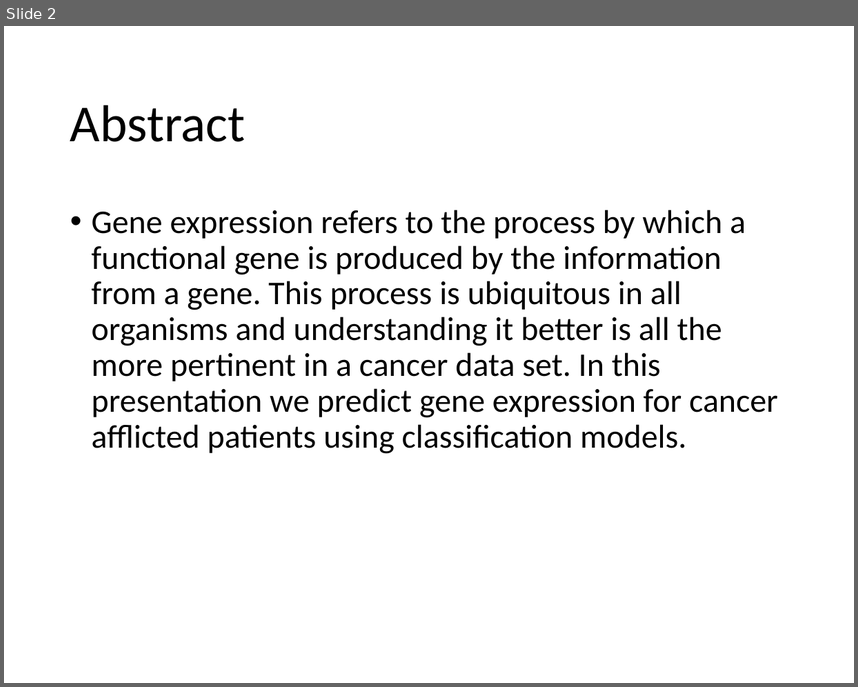
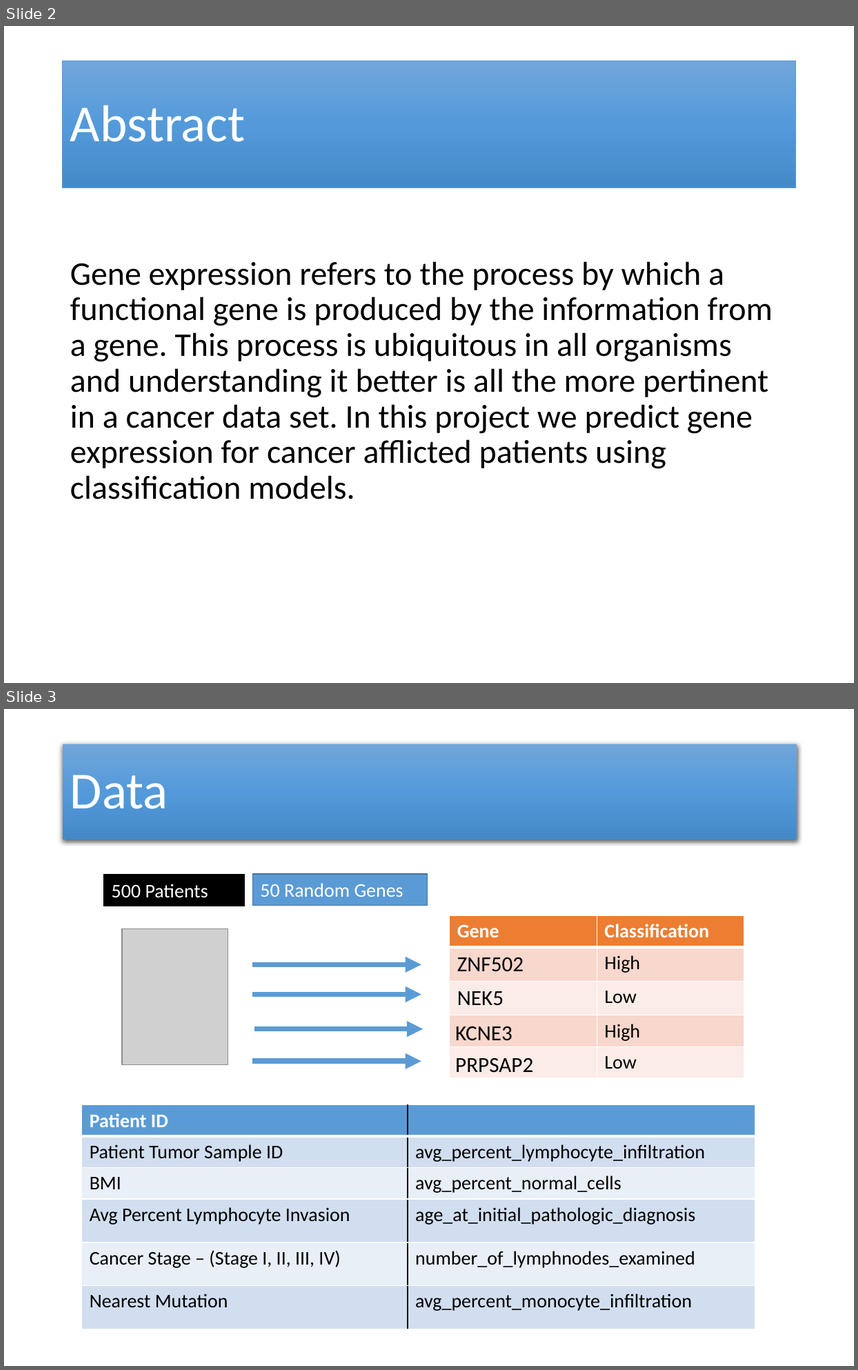
Before and after one commit to leem42/cse446, a slide deck: src/ml_final_project/PosterPresentation.pptx. Shown one above the other, each under a label of ours: slide 2 before the commit, slides 2 and 3 after it. The pictures are 858x687 and 858x1370 pixels, drawn with LibreOffice and Linux fonts; fonts in the diff are those of the drawing; grey boxes stand for pictures. Boxes give left, top, right and bottom in pixels: in the first picture for what was removed or moved away, otherwise in the second. Text is boxed around its words. In the diff, an @@ line names an element or a change of style, - is before the commit and + after.

```diff
--- a/src/ml_final_project/PosterPresentation.pptx
+++ b/src/ml_final_project/PosterPresentation.pptx
@@ slide 3 added at (4, 709, 854, 1366), background #FFFFFF @@
@@ title added at (63, 743, 797, 839), fill gradient #71A6DB to #559BDB to #448ACA, 48.4 pt, text #FFFFFF @@
+Data
@@ rectangle added at (253, 874, 428, 904), fill #5B9BD5, outline #43739E 1 pt, 18 pt, text #FFFFFF @@
+50 Random Genes
@@ rectangle added at (103, 875, 243, 905), fill #000000, outline #000000 1 pt, 18 pt, text #FFFFFF @@
+500 Patients
@@ picture added at (122, 928, 228, 1064) @@
@@ table added at (449, 916, 744, 1083), 5 rows, 2 columns @@
+Gene | Classification
+ZNF502 | High
+NEK5 | Low
+KCNE3 | High
+PRPSAP2 | Low
@@ arrow added from (253, 965) to (421, 965), #5B9BD5 5 pt @@
@@ arrow added from (253, 994) to (421, 994), #5B9BD5 5 pt @@
@@ arrow added from (254, 1029) to (423, 1029), #5B9BD5 5 pt @@
@@ arrow added from (253, 1062) to (421, 1062), #5B9BD5 5 pt @@
@@ table added at (82, 1104, 755, 1334), 6 rows, 2 columns @@
+Patient ID | 
+Patient Tumor Sample ID | avg_percent_lymphocyte_infiltration
+BMI | avg_percent_normal_cells
+Avg Percent Lymphocyte Invasion | age_at_initial_pathologic_diagnosis
+Cancer Stage – (Stage I, II, III, IV) | number_of_lymphnodes_examined
+Nearest Mutation | avg_percent_monocyte_infiltration
@@ slide 2 changed as well @@
@@ title "Abstract": place and size @@
-title "Abstract" at (70, 105, 245, 142)
+title "Abstract" at (63, 60, 796, 187)
@@ title "Abstract" at (63, 60, 796, 187): text colour #000000 to #FFFFFF; fill none to gradient #71A6DB to #559BDB to #448ACA; outline none to #5B9BD5 0.5 pt @@
@@ text at (70, 261, 773, 499): text changed @@
-• Gene expression refers to the process by which a functional gene is produced by the information from a gene. This process is ubiquitous in all organisms and understanding it better is all the more pertinent in a cancer data set. In this presentation we predict gene expression for cancer afflicted patients using classification models.
+Gene expression refers to the process by which a functional gene is produced by the information from a gene. This process is ubiquitous in all organisms and understanding it better is all the more pertinent in a cancer data set. In this project we predict gene expression for cancer afflicted patients using classification models.
```
Also in this commit, not shown: 4 other slides changed, 3 other slides added, 4 slides removed, 8 other files.
